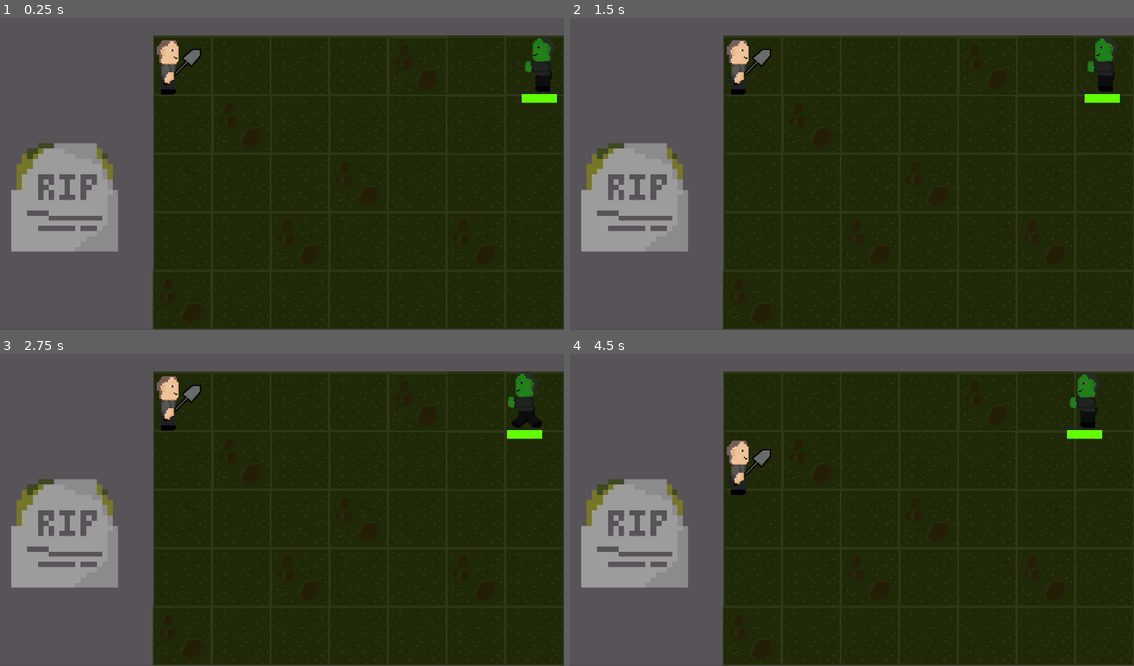
Above: before the commit, frames 1-4 (two rows, left to right).
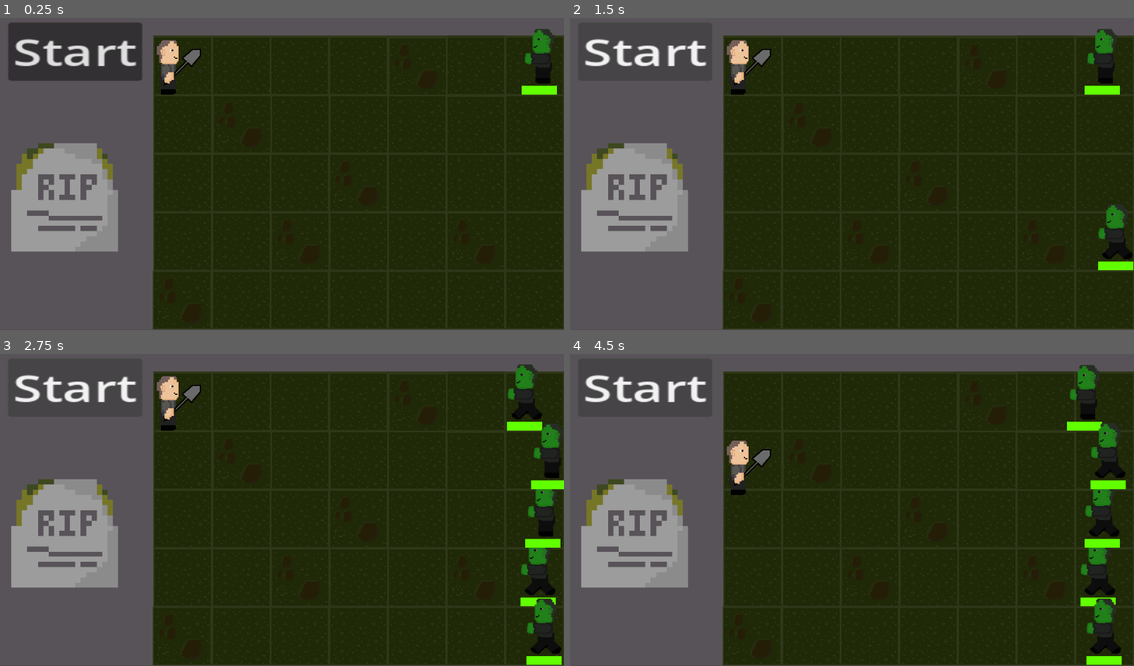
Above: after the commit, the same moments.

Repository: Flarglfump/Graveyard-Gaming
Game: Godot game, scene res://Graveyard.tscn
The game is run twice, just before and just after one commit, with the same random seed, the same clock (stepped at 60 frames per second) and the same inputs.
Inputs (mouse positions are in pixels of both pictures, inside the frame that each line leads up to):
- Up to frame 1 (0.25 s): no input
- Up to frame 2 (1.5 s): click (643, 52) at 0.5 s, where only the run after the commit has a clickable "Start"; click (643, 52) at 1.25 s, where only the run after the commit has a clickable "Start"
- Up to frame 3 (2.75 s): hold D (move_right) from 2.03 s (still down); hold Space (attack) from 2.03 s (still down)
- Up to frame 4 (4.5 s): release D (move_right) at 2.78 s; release Space (attack) at 2.78 s; hold S (move_down) 2.78-3.53 s; tap Space (attack) at 2.85, 4.35 s; hold D (move_right) 3.53-4.28 s; hold Space (attack) 3.53-4.28 s; hold W (move_up) from 4.28 s (still down)

The runs differ from the first frame. In frame 1, 4.9% of the frame differs, in the area x 1-99%, y 1-28%; in frame 2, 2.2%; in frame 3, 4.2%; in frame 4, 4.2%.

Commit message:
Implemented Wave Spawning Mechanic

Diff:
--- a/src/Graveyard-Gaming/Enemies/Zombie.gd
+++ b/src/Graveyard-Gaming/Enemies/Zombie.gd
@@ -6,11 +6,13 @@
 	MAX_HP = 100
 	SPEED = 10
 	_animation_player = $AnimationPlayer
-	_sprite.modulate = Color(1,1,1)
+	_sprite.modulate = Color.WHITE
 
 func take_damage(damage):
 	print("Taking damage: ", damage)
-	_animation_player.play("TakeDamage")
+	_sprite.modulate = Color.RED
+	await get_tree().create_timer(.1).timeout
+	_sprite.modulate = Color.WHITE
 	_cur_HP -= damage
 	_health_bar.value = _cur_HP
 
@@ -36,3 +38,6 @@
 	motion = motion.normalized() * SPEED
 	set_velocity(motion)
 	move_and_slide()
+
+func set_pos(pos: Vector2):
+	position = pos
--- a/src/Graveyard-Gaming/Enemies/Zombie.tscn
+++ b/src/Graveyard-Gaming/Enemies/Zombie.tscn
@@ -28,7 +28,7 @@
 "times": PackedFloat32Array(0),
 "transitions": PackedFloat32Array(1),
 "update": 0,
-"values": [Color(0.960784, 0.278431, 0.0941176, 1)]
+"values": [Color(1, 1, 1, 1)]
 }
 
 [sub_resource type="Animation" id="Animation_wf12c"]
@@ -65,6 +65,7 @@
 
 [sub_resource type="Animation" id="Animation_0g4ca"]
 resource_name = "TakeDamage"
+length = 0.4
 tracks/0/type = "value"
 tracks/0/imported = false
 tracks/0/enabled = true
@@ -72,10 +73,10 @@
 tracks/0/interp = 1
 tracks/0/loop_wrap = true
 tracks/0/keys = {
-"times": PackedFloat32Array(0, 0.2, 0.4, 0.6, 0.8, 1),
-"transitions": PackedFloat32Array(1, 1, 1, 1, 1, 1),
+"times": PackedFloat32Array(0, 0.2),
+"transitions": PackedFloat32Array(1, 1),
 "update": 1,
-"values": [Color(0.960784, 0.278431, 0.0941176, 1), Color(1, 1, 1, 1), Color(0.960784, 0.278431, 0.0941176, 1), Color(1, 1, 1, 1), Color(0.960784, 0.278431, 0.0941176, 1), Color(1, 1, 1, 1)]
+"values": [Color(0.960784, 0.278431, 0.0941176, 1), Color(1, 1, 1, 1)]
 }
 
 [sub_resource type="AnimationLibrary" id="AnimationLibrary_wh3gv"]
@@ -97,7 +98,6 @@
 MAX_HP = 100
 
 [node name="Sprite2D" type="Sprite2D" parent="."]
-self_modulate = Color(0.960784, 0.278431, 0.0941176, 1)
 texture = ExtResource("2_pwacp")
 hframes = 2
 vframes = 2
--- a/src/Graveyard-Gaming/Graveyard.gd
+++ b/src/Graveyard-Gaming/Graveyard.gd
@@ -2,22 +2,42 @@
 
 var current_wave = 0
 var enemies_in_wave = 0
+var top_offset = 70
+var num_lanes = 5
+var lane_height = 100
+var right_border = 960
 
 # Called when the node enters the scene tree for the first time.
 func _ready():
-	pass # Replace with function body.
+	pass
 
 func start_next_wave():
 	var wave_data = retrieve_wave_data()
 	await get_tree().create_timer(0.2).timeout
+	print("Starting wave " + str(current_wave))
 	spawn_enemies(wave_data)
 
 func retrieve_wave_data():
-	var wave_data = [["Zombie", 0.7], ["Zombie", 0.1]]
+	var wave_data = [["Zombie", 1], ["Zombie", 1]]
 	current_wave += 1
 	enemies_in_wave = wave_data.size()
 	return wave_data
 
 func spawn_enemies(wave_data):
 	for i in wave_data:
-		var new_enemy = load()
+		print("Spawning " + str(i[0]))
+		var enemy: PackedScene
+		var new_enemy = load("res://Enemies/" + str(i[0]) + ".tscn").instantiate()
+		var new_pos = Vector2(right_border, 100 * (randi()%5) + top_offset)
+		print("setting position to " + str(new_pos.x) + ", " + str(new_pos.y))
+		new_enemy.set_pos(new_pos)
+		add_child(new_enemy, false)
+
+		await get_tree().create_timer(i[1]).timeout
+
+func hello_world():
+	print("Hello world")
+
+func _on_start_button_pressed():
+	print("Start button pressed")
+	start_next_wave()
--- a/src/Graveyard-Gaming/Graveyard.tscn
+++ b/src/Graveyard-Gaming/Graveyard.tscn
@@ -1,6 +1,8 @@
-[gd_scene load_steps=5 format=3 uid="uid://b1sw38hvvcedp"]
+[gd_scene load_steps=7 format=3 uid="uid://b1sw38hvvcedp"]
 
 [ext_resource type="Texture2D" uid="uid://ylvpds6kqqkf" path="res://Sprites/gameLevel.png" id="1"]
+[ext_resource type="Script" path="res://Graveyard.gd" id="1_8ii5b"]
+[ext_resource type="Script" path="res://StartButton.gd" id="2_p5blb"]
 [ext_resource type="PackedScene" uid="uid://ben4k7vum7q1k" path="res://Player/Player.tscn" id="3"]
 [ext_resource type="PackedScene" uid="uid://dqyjksu182xbj" path="res://Enemies/Zombie.tscn" id="3_tti6k"]
 
@@ -8,6 +10,7 @@
 size = Vector2(0.49999, 480.5)
 
 [node name="Graveyard" type="Node2D"]
+script = ExtResource("1_8ii5b")
 
 [node name="GameCam" type="Camera2D" parent="."]
 anchor_mode = 0
@@ -16,9 +19,22 @@
 limit_right = 960
 limit_bottom = 540
 
-[node name="TestCanvas" type="Sprite2D" parent="."]
+[node name="MapSprite" type="Sprite2D" parent="."]
 position = Vector2(480, 269)
 texture = ExtResource("1")
+
+[node name="StartButton" type="Button" parent="." node_paths=PackedStringArray("shortcut_context")]
+offset_left = 14.0
+offset_top = 15.0
+offset_right = 128.0
+offset_bottom = 86.0
+scale = Vector2(2, 1.4)
+tooltip_text = "Click to start the next wave"
+focus_mode = 0
+shortcut_context = NodePath("..")
+theme_override_font_sizes/font_size = 45
+text = "Start"
+script = ExtResource("2_p5blb")
 
 [node name="Player" parent="." instance=ExtResource("3")]
 position = Vector2(294, 84)
@@ -45,9 +61,8 @@
 shape = SubResource("2")
 
 [node name="Zombie" parent="." instance=ExtResource("3_tti6k")]
-position = Vector2(921, 84)
+position = Vector2(921, 70)
 
-[node name="Sprite2D" parent="Zombie" index="0"]
-self_modulate = Color(1, 1, 1, 1)
+[connection signal="pressed" from="StartButton" to="." method="_on_start_button_pressed"]
 
 [editable path="Zombie"]
--- /dev/null
+++ b/src/Graveyard-Gaming/StartButton.gd
@@ -0,0 +1,10 @@
+extends Button
+
+
+func _ready():
+	pass # Replace with function body.
+
+func _pressed():
+
+
+	pass
